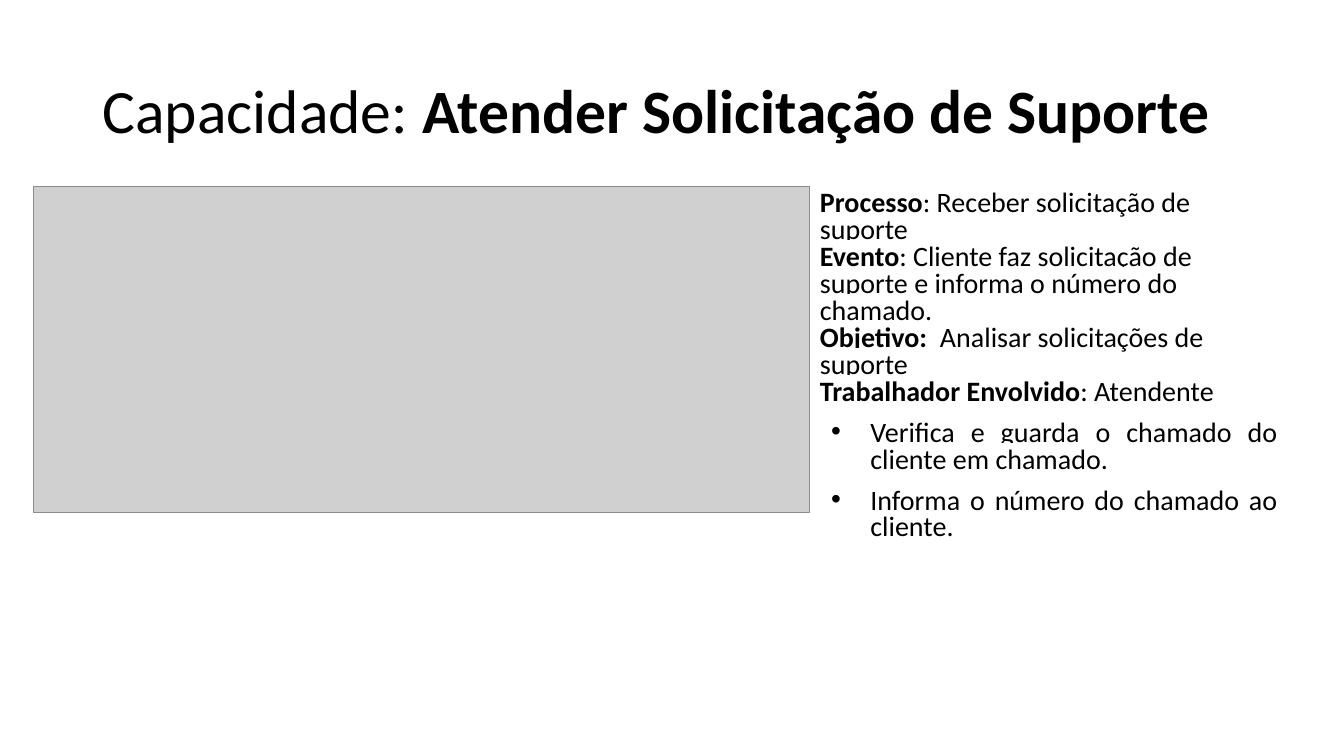
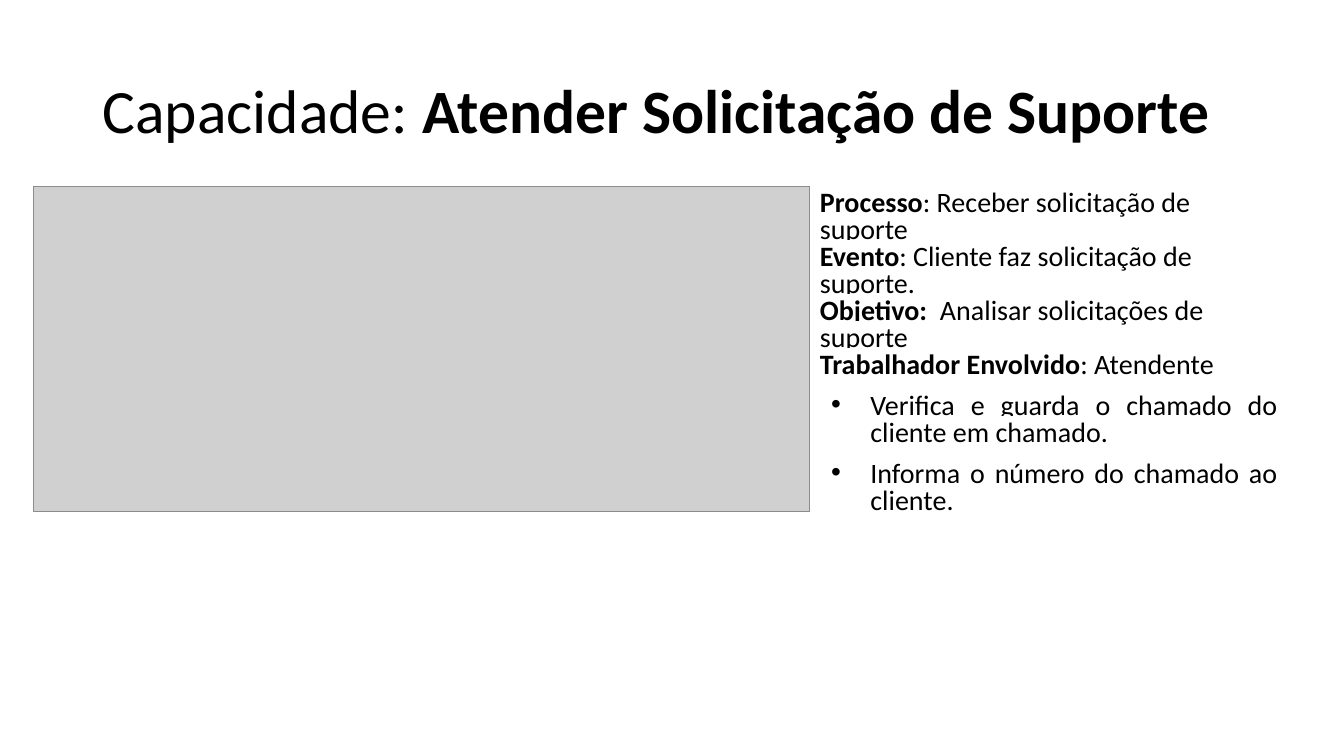
Before and after one commit to emersonsoaresdasilva/projeto-ope, a slide deck: slide 7 of 18-Descrição dos Processos de Negócio.pptx. Drawn at 1344x756 pixels with LibreOffice and Linux fonts; fonts in the diff are those of the drawing; grey boxes stand for pictures. Boxes give left, top, right and bottom in pixels: in the first picture for what was removed or moved away, otherwise in the second. Text is boxed around its words. In the diff, an @@ line names an element or a change of style, - is before the commit and + after.

```diff
--- a/18-Descrição dos Processos de Negócio.pptx
+++ b/18-Descrição dos Processos de Negócio.pptx
@@ text at (820,246,1192,294): text changed @@
-Evento: Cliente faz solicitação de suporte e informa o número do chamado.
+Evento: Cliente faz solicitação de suporte.
```
Also in this commit, not shown: 2 other files.
